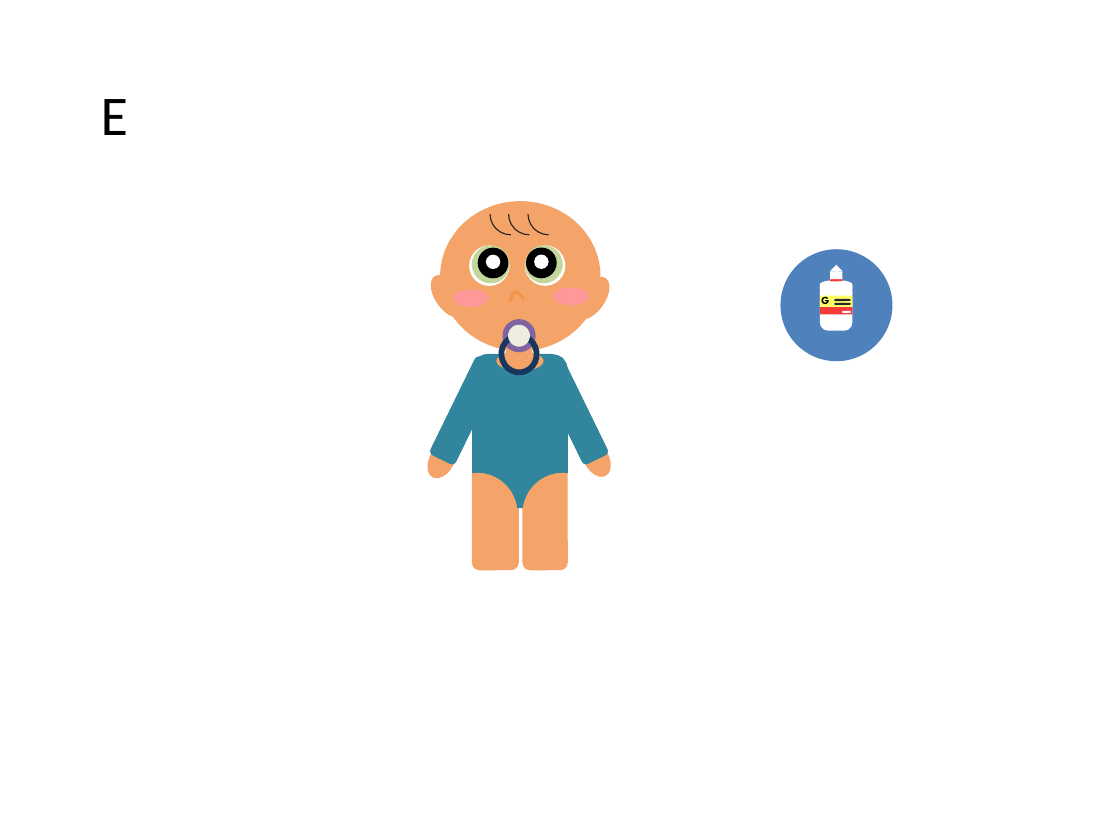
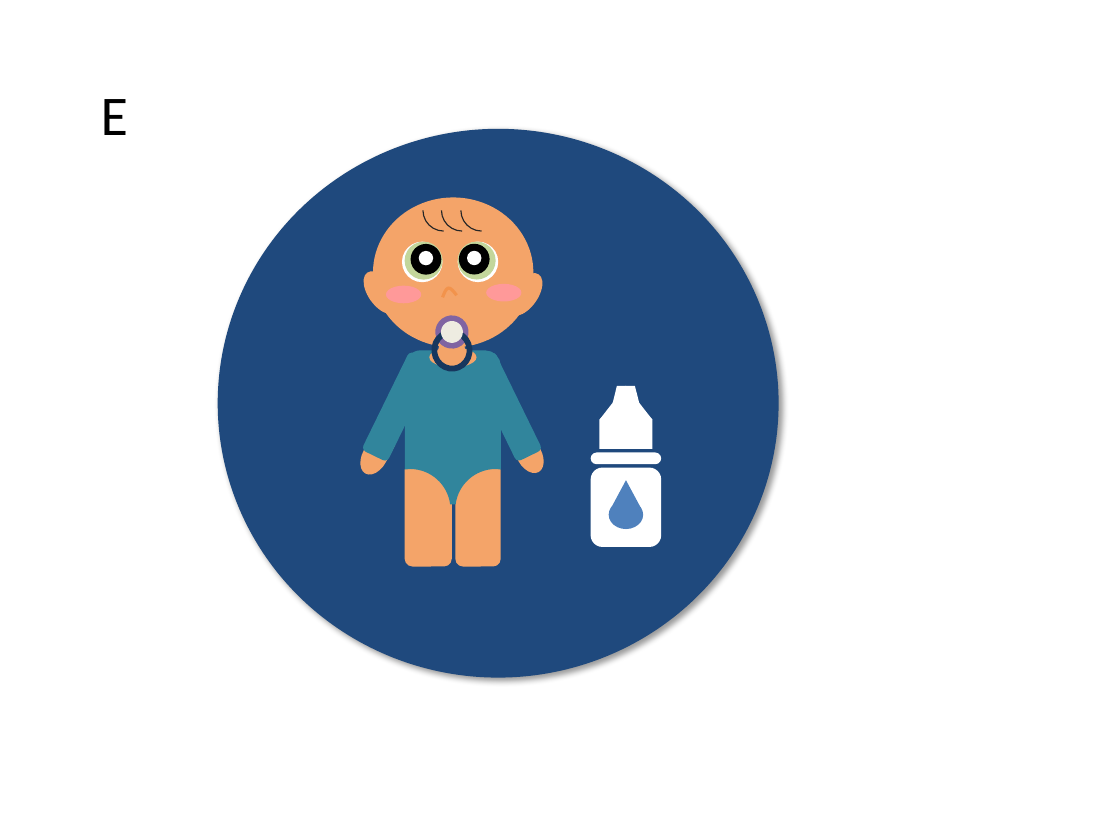
Before and after one commit to gustavogitzel/Discussex, a slide deck: slide 6 of Rascunhos/Imagens IST.pptx. Drawn at 1120x840 pixels with LibreOffice and Linux fonts; fonts in the diff are those of the drawing. Boxes give left, top, right and bottom in pixels: in the first picture for what was removed or moved away, otherwise in the second. Text is boxed around its words. In the diff, an @@ line names an element or a change of style, - is before the commit and + after.

```diff
--- a/Rascunhos/Imagens IST.pptx
+++ b/Rascunhos/Imagens IST.pptx
@@ 14 ellipses, 3 rounded rectangles, 2 arc (boxed as its full ellipse)s, 1 donut, 1 flow chart delay, 1 trapezoid: place and size @@
-14 ellipses, 3 rounded rectangles, 2 arc (boxed as its full ellipse)s, 1 donut, 1 flow chart delay, 1 trapezoid at [424, 194, 618, 570]
+14 ellipses, 3 rounded rectangles, 2 arc (boxed as its full ellipse)s, 1 donut, 1 flow chart delay, 1 trapezoid at [357, 189, 550, 567]
@@ ellipse removed at [781, 250, 893, 362] @@
@@ group removed at [820, 264, 853, 330]: 5 rounded rectangles, 4 rectangles, 2 flow chart delays, 1 text, 1 triangle @@
-G
@@ 2 freeform shapes, 2 ellipses, 1 rounded rectangle, 1 arc (boxed as its full ellipse), 1 flow chart delay: place and size @@
-2 freeform shapes, 2 ellipses, 1 rounded rectangle, 1 arc (boxed as its full ellipse), 1 flow chart delay at [422, 194, 569, 570]
+2 freeform shapes, 2 ellipses, 1 rounded rectangle, 1 arc (boxed as its full ellipse), 1 flow chart delay at [354, 189, 502, 567]
@@ group added at [217, 129, 778, 678]: 2 ellipses, 2 rounded rectangles, 1 snip same rect, 1 trapezoid, 1 triangle, 1 flow chart extract @@
```
Also in this commit, not shown: 8 other files.
